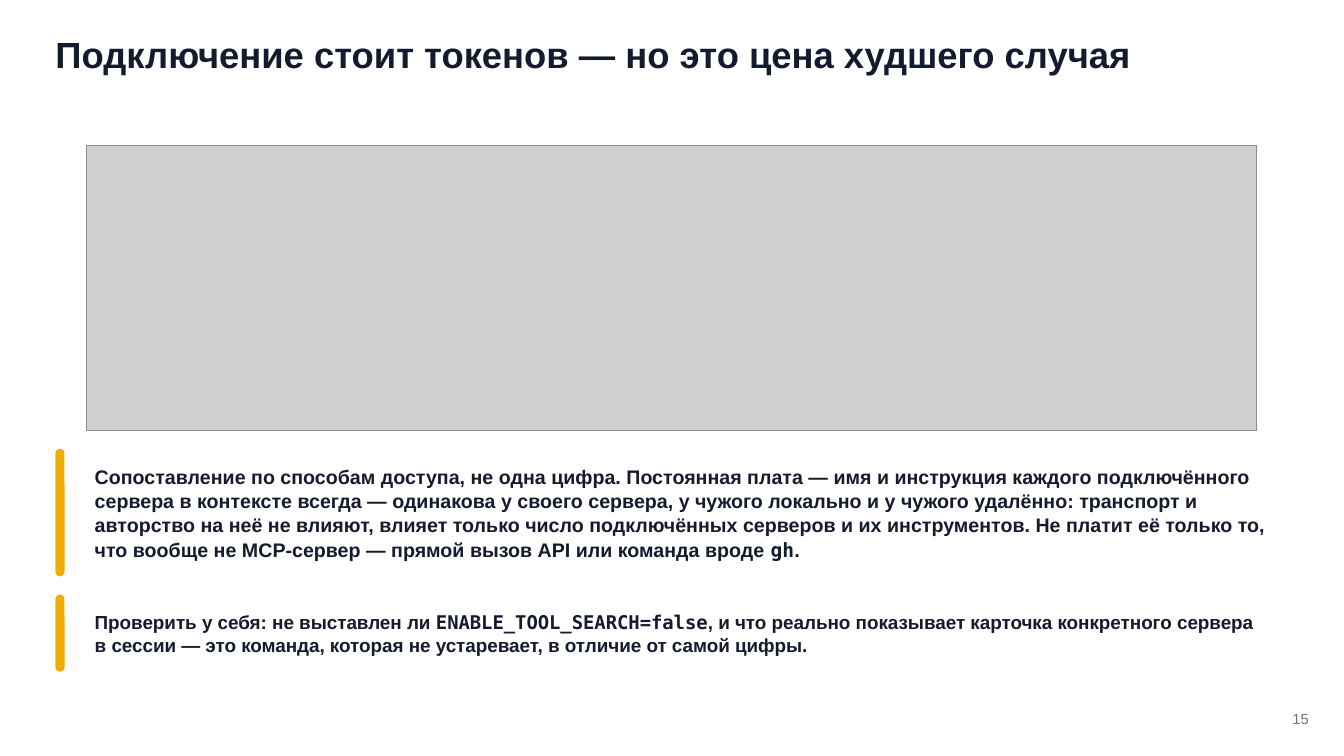
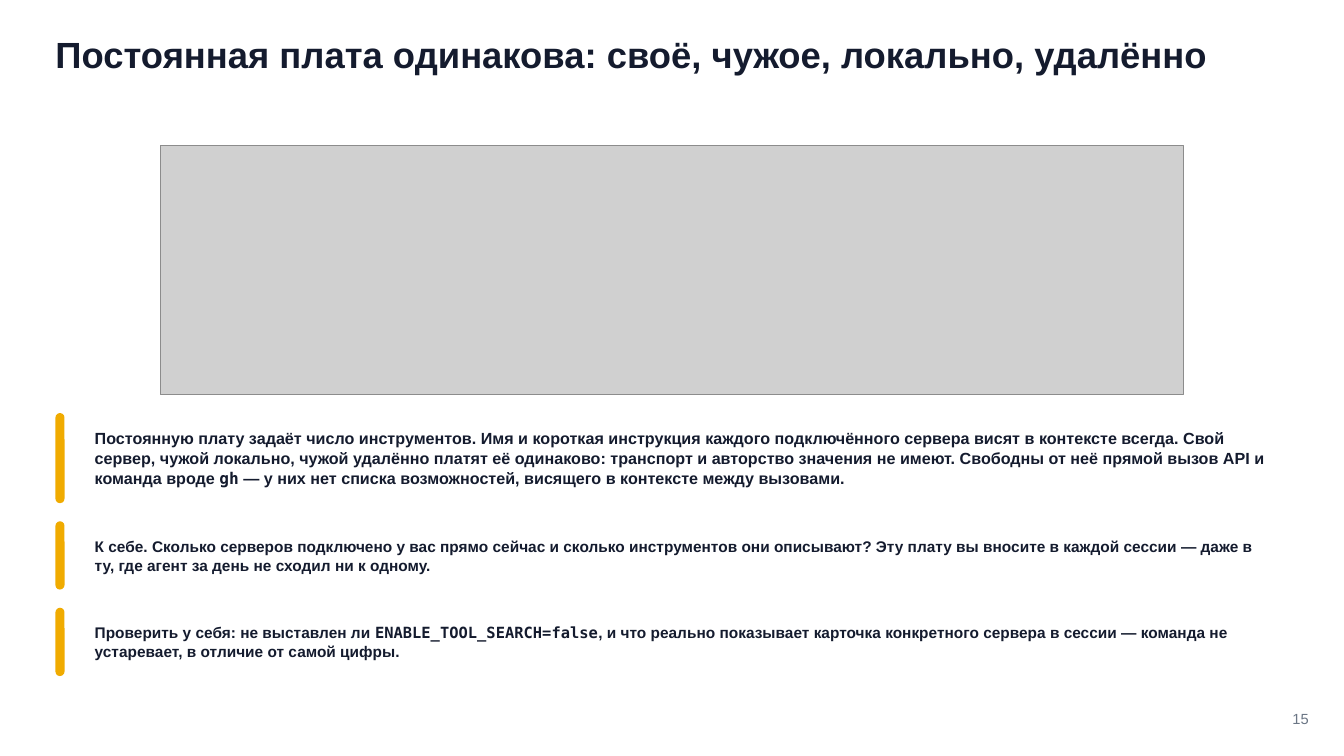
Before and after one commit to tellina-study/AI-usage-lessons, a slide deck: slide 15 of library/seminars/sem-06/rendered/sem-06.pptx. Drawn at 1344x756 pixels with LibreOffice and Linux fonts; fonts in the diff are those of the drawing; grey boxes stand for pictures. Boxes give left, top, right and bottom in pixels: in the first picture for what was removed or moved away, otherwise in the second. Text is boxed around its words. In the diff, an @@ line names an element or a change of style, - is before the commit and + after.

```diff
--- a/library/seminars/sem-06/rendered/sem-06.pptx
+++ b/library/seminars/sem-06/rendered/sem-06.pptx
@@ text at [55, 42, 1206, 76]: text changed @@
-Подключение стоит токенов — но это цена худшего случая
+Постоянная плата одинакова: своё, чужое, локально, удалённо
@@ picture: place and size @@
-picture at [87, 145, 1257, 431]
+picture at [160, 145, 1184, 394]
@@ rounded rectangle: place and size @@
-rounded rectangle at [55, 449, 65, 576]
+rounded rectangle at [55, 413, 65, 503]
@@ text at [95, 432, 1264, 488]: text changed; size 14 to 11.5 pt @@
-Сопоставление по способам доступа, не одна цифра. Постоянная плата — имя и инструкция каждого подключённого сервера в контексте всегда — одинакова у своего сервера, у чужого локально и у чужого удалённо: транспорт и авторство на неё не влияют, влияет только число подключённых серверов и их инструментов. Не платит её только то, что вообще не MCP-сервер — прямой вызов API или команда вроде gh.
+Постоянную плату задаёт число инструментов. Имя и короткая инструкция каждого подключённого сервера висят в контексте всегда. Свой сервер, чужой локально, чужой удалённо платят её одинаково: транспорт и авторство значения не имеют. Свободны от неё прямой вызов API и команда вроде gh — у них нет списка возможностей, висящего в контексте между вызовами.
@@ rounded rectangle added at [55, 521, 65, 590], fill #F0AB00 @@
@@ text added at [95, 540, 1252, 574], 11 pt, text #141B2E, bold @@
+К себе. Сколько серверов подключено у вас прямо сейчас и сколько инструментов они описывают? Эту плату вы вносите в каждой сессии — даже в ту, где агент за день не сходил ни к одному.
@@ rounded rectangle: place and size @@
-rounded rectangle at [55, 595, 65, 671]
+rounded rectangle at [55, 608, 65, 677]
@@ text at [95, 626, 1227, 661]: text changed; size 13.5 to 11 pt @@
-Проверить у себя: не выставлен ли ENABLE_TOOL_SEARCH=false, и что реально показывает карточка конкретного сервера в сессии — это команда, которая не устаревает, в отличие от самой цифры.
+Проверить у себя: не выставлен ли ENABLE_TOOL_SEARCH=false, и что реально показывает карточка конкретного сервера в сессии — команда не устаревает, в отличие от самой цифры.
```
Also in this commit, not shown: 33 other slides changed, 8 slides added, 8 slides removed, 59 other files.
